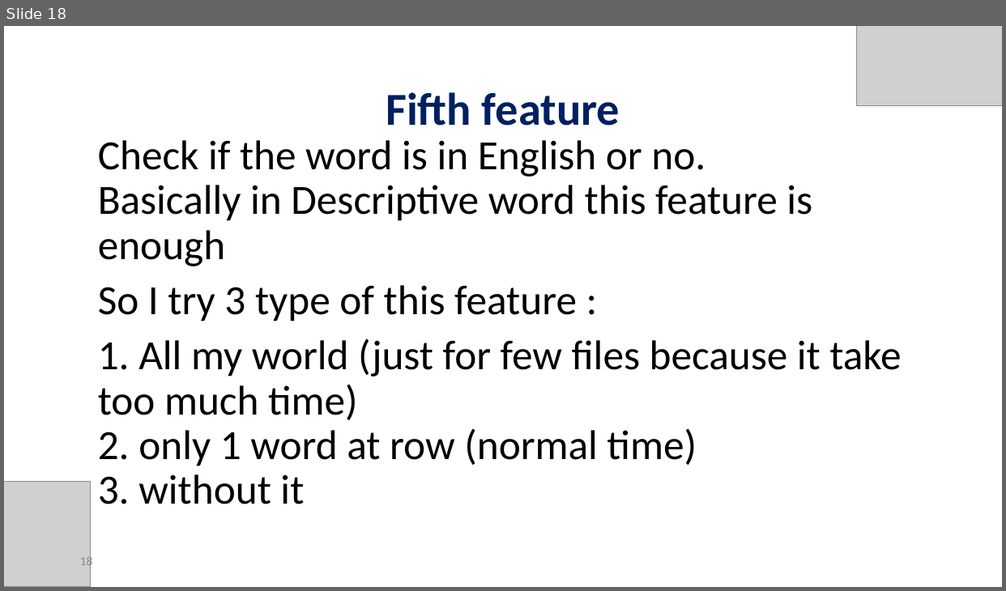
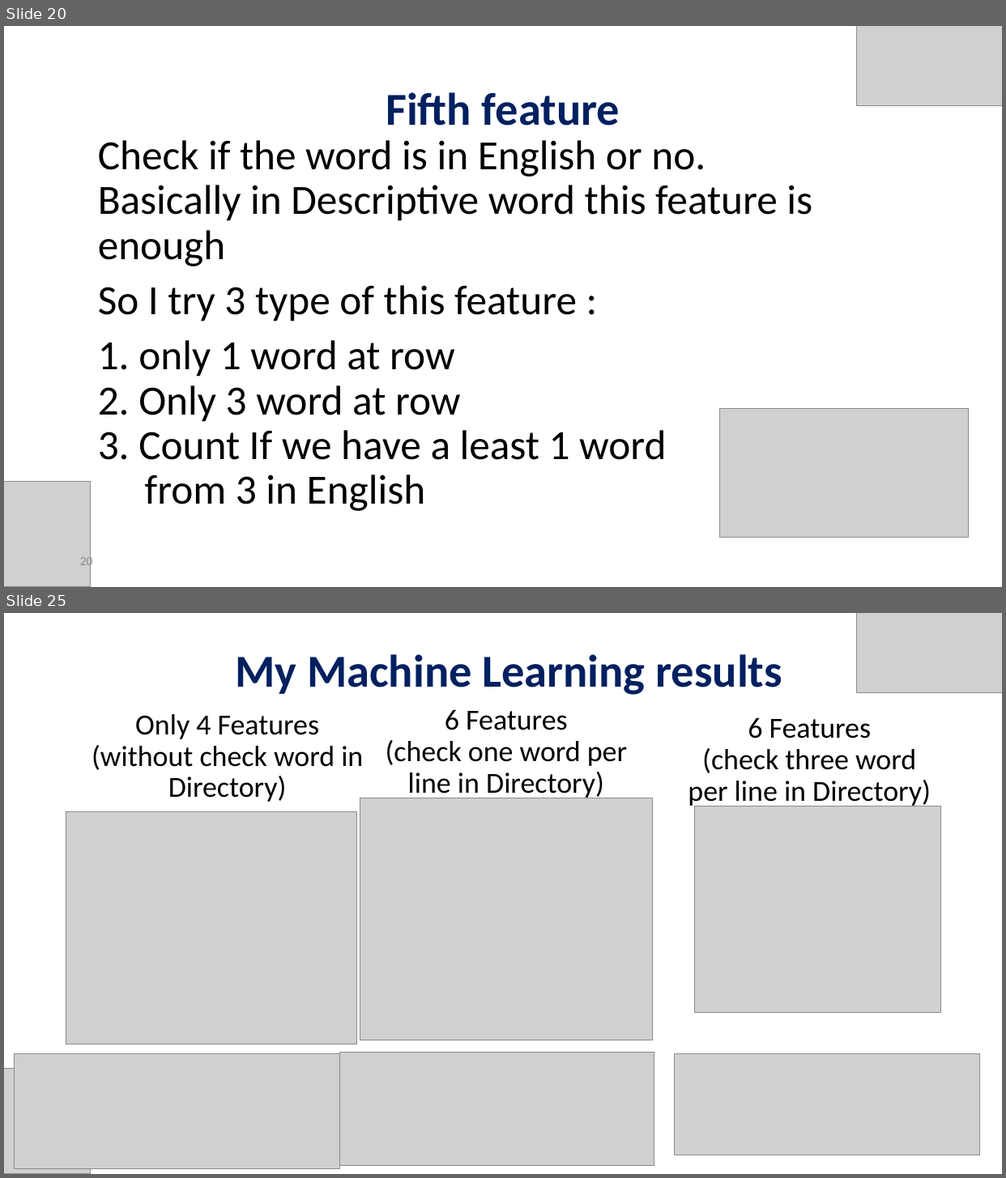
Before and after one commit to orelrahum/Ransomware_Code, a slide deck: Presentation.pptx. Shown one above the other, each under a label of ours: slide 18 before the commit, slides 20 and 25 after it; the slides between them are not shown. The pictures are 1006x591 and 1006x1178 pixels, drawn with LibreOffice and Linux fonts; fonts in the diff are those of the drawing; grey boxes stand for pictures. Boxes give left, top, right and bottom in pixels: in the first picture for what was removed or moved away, otherwise in the second. Text is boxed around its words. In the diff, an @@ line names an element or a change of style, - is before the commit and + after.

```diff
--- a/Presentation.pptx
+++ b/Presentation.pptx
@@ slide 25 added at [4, 613, 1002, 1174], background #FFFFFF @@
@@ picture added at [857, 613, 1002, 693] @@
@@ title added at [235, 654, 782, 695], 44 pt, text #002060, bold @@
+My Machine Learning results
@@ text added at [386, 709, 627, 800], 28 pt, text #000000 @@
+6 Features
+(check one word per line in Directory)
@@ text added at [91, 714, 363, 802], 28 pt, text #000000 @@
+Only 4 Features
+(without check word in Directory)
@@ text added at [688, 717, 931, 808], 28 pt, text #000000 @@
+6 Features
+(check three word per line in Directory)
@@ picture added at [360, 798, 652, 1041] @@
@@ picture added at [694, 806, 940, 1013] @@
@@ picture added at [66, 811, 357, 1044] @@
@@ picture added at [4, 1069, 90, 1174] @@
@@ picture added at [15, 1054, 340, 1169] @@
@@ picture added at [340, 1053, 654, 1166] @@
@@ picture added at [675, 1054, 980, 1155] @@
@@ what was slide 18 is now slide 20 @@
@@ slide 20 changed as well @@
@@ text at [98, 340, 666, 511]: text changed @@
-1. All my world (just for few files because it take too much time)
-2. only 1 word at row (normal time)
-3. without it
+1. only 1 word at row
+2. Only 3 word at row
+3. Count If we have a least 1 word
+from 3 in English
@@ picture added at [720, 408, 969, 538] @@
@@ page number at [80, 555, 93, 570]: text changed @@
-18
+20
```
Also in this commit, not shown: 8 other slides changed, 6 other slides added, 1 slide removed, 50 other files.
